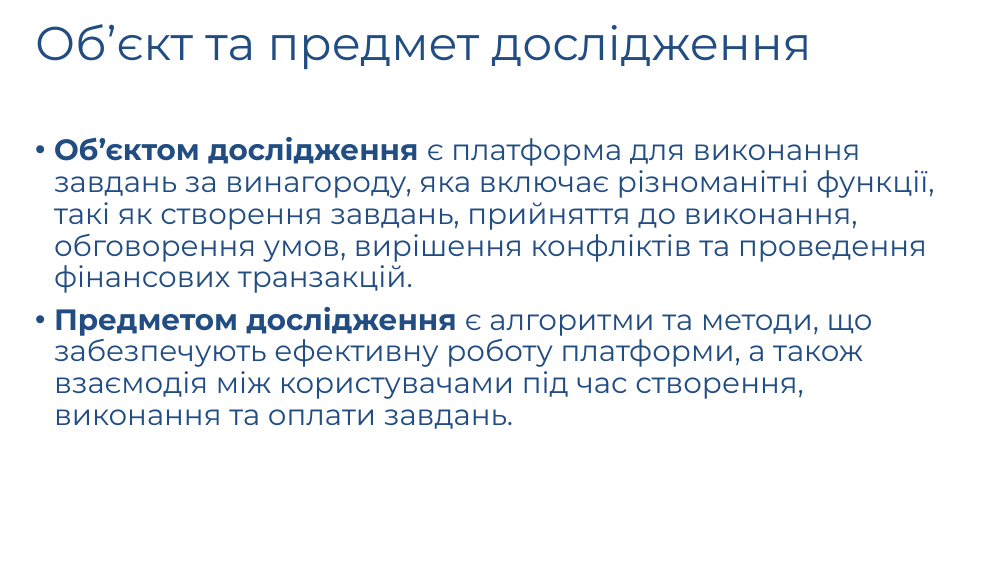
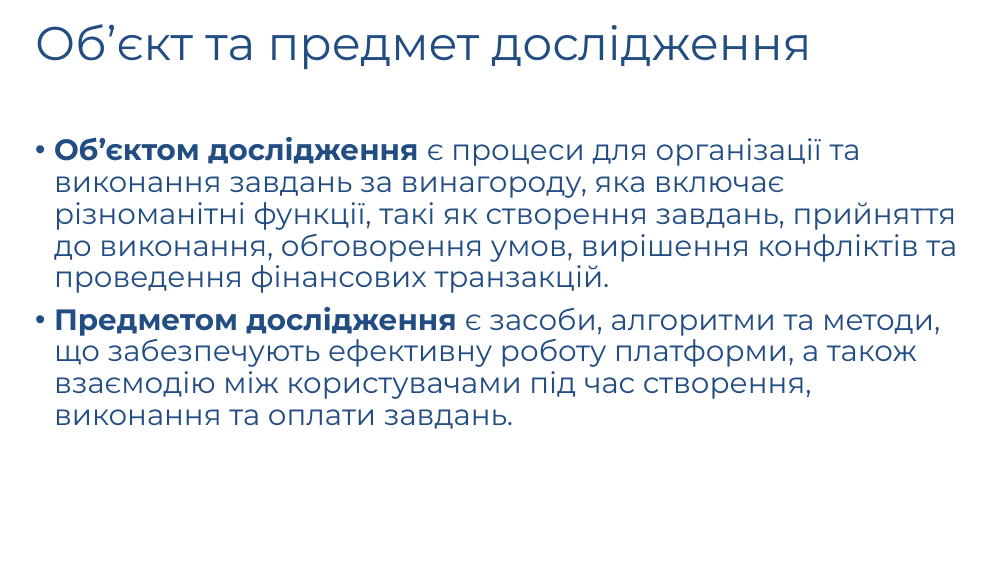
Before and after one commit to AlexandrVerbovskiy/test_dyplome, a slide deck: slide 5 of записка/презентація.pptx. Drawn at 1008x567 pixels with LibreOffice and Linux fonts; fonts in the diff are those of the drawing; background and template pictures are left out. Boxes give left, top, right and bottom in pixels: in the first picture for what was removed or moved away, otherwise in the second. Text is boxed around its words. In the diff, an @@ line names an element or a change of style, - is before the commit and + after.

```diff
--- a/записка/презентація.pptx
+++ b/записка/презентація.pptx
@@ text at <box>54,137,957,429</box>: text changed @@
-• Об’єктом дослідження є платформа для виконання завдань за винагороду, яка включає різноманітні функції, такі як створення завдань, прийняття до виконання, обговорення умов, вирішення конфліктів та проведення фінансових транзакцій.
-• Предметом дослідження є алгоритми та методи, що забезпечують ефективну роботу платформи, а також взаємодія між користувачами під час створення, виконання та оплати завдань.
+• Об’єктом дослідження є процеси для організації та виконання завдань за винагороду, яка включає різноманітні функції, такі як створення завдань, прийняття до виконання, обговорення умов, вирішення конфліктів та проведення фінансових транзакцій.
+• Предметом дослідження є засоби, алгоритми та методи, що забезпечують ефективну роботу платформи, а також взаємодію між користувачами під час створення, виконання та оплати завдань.
```
Also in this commit, not shown: 1 slide added, 3 other files.
